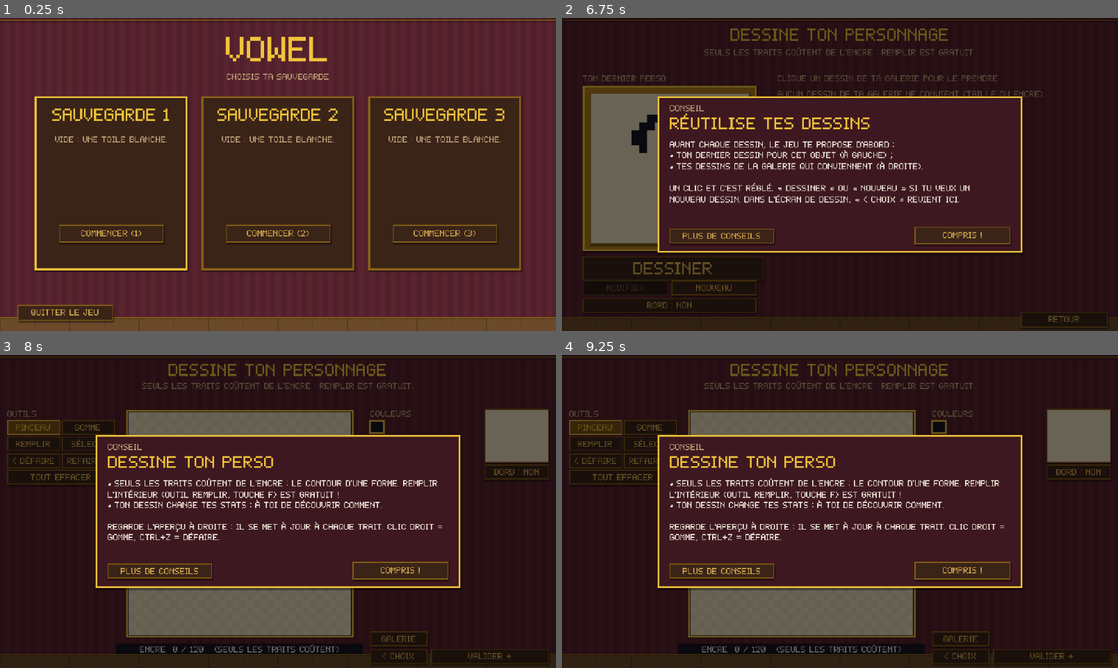
Above: before the commit, frames 1-4 (two rows, left to right).
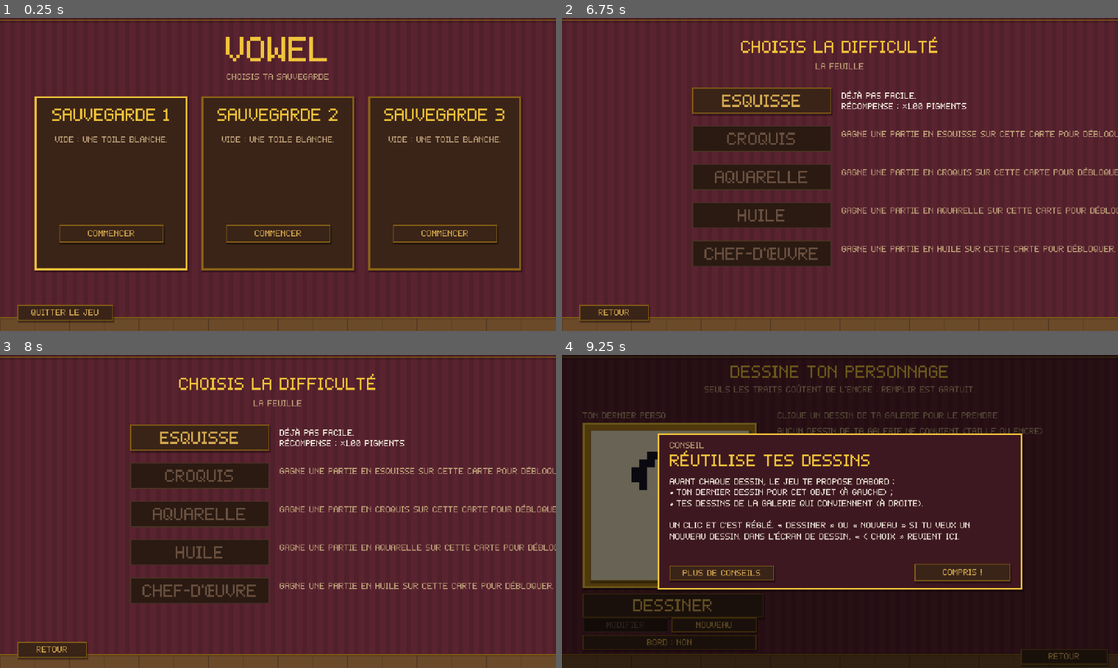
Above: after the commit, the same moments.

Repository: Vltbcq/VowelGame
Game: Godot game, scene res://scenes/main.tscn
The game is run twice, just before and just after one commit, with the same random seed, the same clock (stepped at 60 frames per second) and the same inputs.
Inputs (mouse positions are in pixels of both pictures, inside the frame that each line leads up to):
- Up to frame 1 (0.25 s): no input
- Up to frame 2 (6.75 s): click (673, 233) at 0.5 s, where only the run after the commit has a clickable "Commencer"; click "Nouvelle partie" at 1.25 s; click "Nouvelle partie" at 2 s; click "Sauvegarde 1 · changer" at 2.75 s; click "Atelier ◆ 0" at 3.5 s; click "Galerie (0 dessins)" at 4.25 s; click "Bestiaire" at 5 s; click "Compris !" at 5.75 s; tap Enter at 6.5 s; move the mouse to (962, 158) at 6.52 s; hold D from 6.53 s (still down); tap 1 at 6.6 s; click (962, 158) at 6.67 s
- Up to frame 3 (8 s): tap Space at 6.77 s; tap 3 at 6.8 s; release D at 7.25 s; click (111, 605) at 7.25 s, where only the run before the commit has a clickable "Dessiner"
- Up to frame 4 (9.25 s): click (595, 426) at 8 s, where only the run before the commit has a clickable "Pinceau"; click (762, 436) at 8.75 s, where only the run after the commit has a clickable "Esquisse"

The runs differ from the first frame. In frame 1, 0.4% of the frame differs, in the area x 14-86%, y 67-70%; in frame 2, 82%; in frame 3, 84%, in the area x 0-100%, y 0-100%; in frame 4, 28%.

Commit message:
Plus de raccourcis chiffres (1, 2, 3… / pavé numérique) ni d'infobulle « Kp » : boutique, arme de départ, niveau, difficulté, carte, sauvegardes
Co-Authored-By: Claude Opus 5.5 <noreply@anthropic.com>

Diff:
--- a/scripts/ui/choice_screens.gd
+++ b/scripts/ui/choice_screens.gd
@@ -20,7 +20,7 @@
 			l.autowrap_mode = TextServer.AUTOWRAP_WORD_SMART
 			UI.put(p, l, Vector2(14, 48), Vector2(212, 130))
 			var mid: int = id
-			var b := UI.hotkey(UI.button("Jouer ici (%d)" % (i + 1), func(): root.done.emit(mid)), [KEY_1 + i])
+			var b := UI.button("Jouer ici", func(): root.done.emit(mid))
 			b.disabled = not open
 			UI.put(p, b, Vector2(50, 192), Vector2(140, 22))
 			i += 1
@@ -48,8 +48,8 @@
 			var l := UI.label(txt, 10, Pal.TEXT if not sm.is_empty() else Pal.DIM, HORIZONTAL_ALIGNMENT_CENTER)
 			l.autowrap_mode = TextServer.AUTOWRAP_WORD_SMART
 			UI.put(p, l, Vector2(8, 44), Vector2(160, 100))
-			UI.put(p, UI.hotkey(UI.button(("Jouer (%d)" if not sm.is_empty() else "Commencer (%d)") % n,
-				func(): root.done.emit({"a": "play", "n": n})), [KEY_1 + i]), Vector2(28, 148), Vector2(120, 20))
+			UI.put(p, UI.button("Jouer" if not sm.is_empty() else "Commencer",
+				func(): root.done.emit({"a": "play", "n": n})), Vector2(28, 148), Vector2(120, 20))
 			if not sm.is_empty():
 				UI.put(p, UI.button("Supprimer", func(): root.done.emit({"a": "delete", "n": n})), Vector2(48, 174), Vector2(80, 16))
 		UI.put(root, UI.button("Quitter le jeu", func(): root.done.emit({"a": "quit"})), Vector2(20, 330), Vector2(110, 18))
@@ -86,7 +86,7 @@
 			var d: Dictionary = Meta.DIFFICULTIES[i]
 			var idx := i
 			var y := 80 + i * 44
-			var b := UI.hotkey(UI.button(d.name, func(): root.done.emit(idx), 20), [KEY_1 + i])
+			var b := UI.button(d.name, func(): root.done.emit(idx), 20)
 			UI.put(root, b, Vector2(150, y), Vector2(160, 30))
 			var txt: String = d.desc + "\nRécompense : ×%.2f pigments" % d.reward
 			if i > maxd:
@@ -124,7 +124,7 @@
 			var l := UI.label(def.desc + "\n\n" + ink, 10, Pal.TEXT)
 			l.autowrap_mode = TextServer.AUTOWRAP_WORD_SMART
 			UI.put(p, l, Vector2(12, 62), Vector2(152, 110))
-			UI.put(p, UI.hotkey(UI.button("Choisir (%d)" % (i + 1), func(): root.done.emit(id)), [KEY_1 + i]), Vector2(38, 186), Vector2(100, 20))
+			UI.put(p, UI.button("Choisir", func(): root.done.emit(id)), Vector2(38, 186), Vector2(100, 20))
 	return s
 
 
--- a/scripts/ui/levelup_screen.gd
+++ b/scripts/ui/levelup_screen.gd
@@ -33,4 +33,4 @@
 		l.autowrap_mode = TextServer.AUTOWRAP_WORD_SMART
 		UI.put(p, l, Vector2(8, 44), Vector2(144, 66))
 		var up: Dictionary = u
-		UI.put(p, UI.hotkey(UI.button("Choisir (%d)" % (i + 1), func(): done.emit(up)), [KEY_1 + i]), Vector2(30, 116), Vector2(100, 20))
+		UI.put(p, UI.button("Choisir", func(): done.emit(up)), Vector2(30, 116), Vector2(100, 20))
--- a/scripts/ui/shop_screen.gd
+++ b/scripts/ui/shop_screen.gd
@@ -313,8 +313,6 @@
 		return
 	var btxt: String = {"roulette": "Miser", "auction": "Enchérir", "restorer": "Choisir", "patron": "Écouter"}.get(o.type, "● %d" % o.price)
 	var b := UI.button(btxt, func(): _buy(i))
-	if i < 9:
-		UI.hotkey(b, [KEY_1 + i])
 	_style_price(b)
 	b.disabled = Run.gold < o.price or full or (o.type == "roulette" and Run.gold < 1)
 	if o.type == "auction":
--- a/tests/hotkeys.gd
+++ b/tests/hotkeys.gd
@@ -11,9 +11,7 @@
 	res.append(["Accueil N", await _press(TitleScreen.new(), KEY_N)])
 	res.append(["Accueil Entrée", await _press(TitleScreen.new(), KEY_ENTER)])
 	res.append(["Accueil G", await _press(TitleScreen.new(), KEY_G)])
-	res.append(["Difficulté 1 (touche physique)", await _press(ChoiceScreens.difficulty(), KEY_1, true)])
 	res.append(["Difficulté Échap", await _press(ChoiceScreens.difficulty(), KEY_ESCAPE)])
-	res.append(["Arme pavé num 2", await _press(ChoiceScreens.weapon_kind(), KEY_KP_2)])
 	res.append(["Fin Espace", await _press(ChoiceScreens.end_run(true, 1), KEY_SPACE)])
 	res.append(["Options Échap", await _press(OptionsPanel.new(), KEY_ESCAPE)])
 	Run.start(0)
@@ -22,7 +20,6 @@
 	Run.set_character(img, "")
 	Run.wave = 2
 	Run.recompute()
-	res.append(["Niveau 3", await _press(LevelUpScreen.new(), KEY_3, true)])
 	Run.new_shop()
 	res.append(["Boutique Entrée", await _press(ShopScreen.new(), KEY_ENTER)])
 	res.append(["Boutique A", await _press(ShopScreen.new(), KEY_A)])
Not shown, changed: README.md
